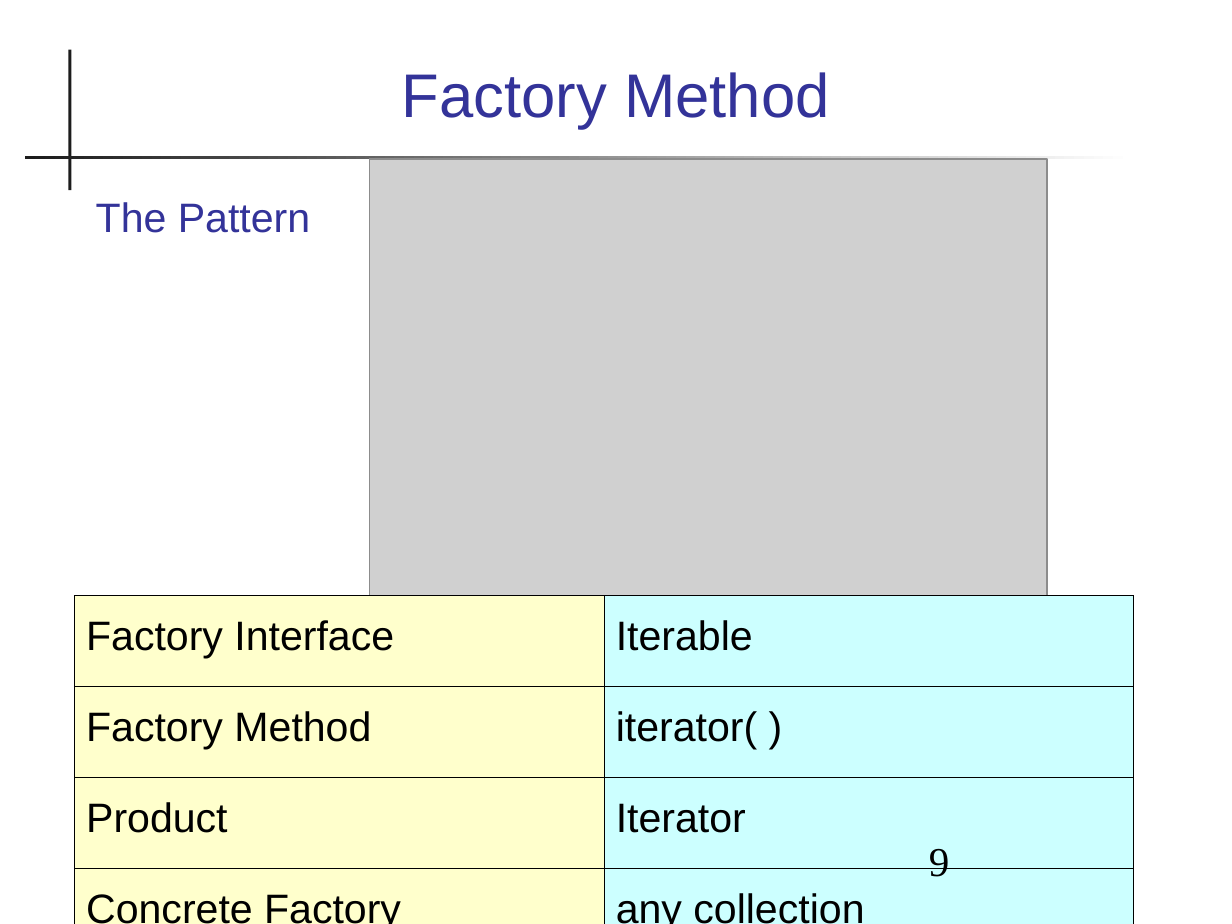
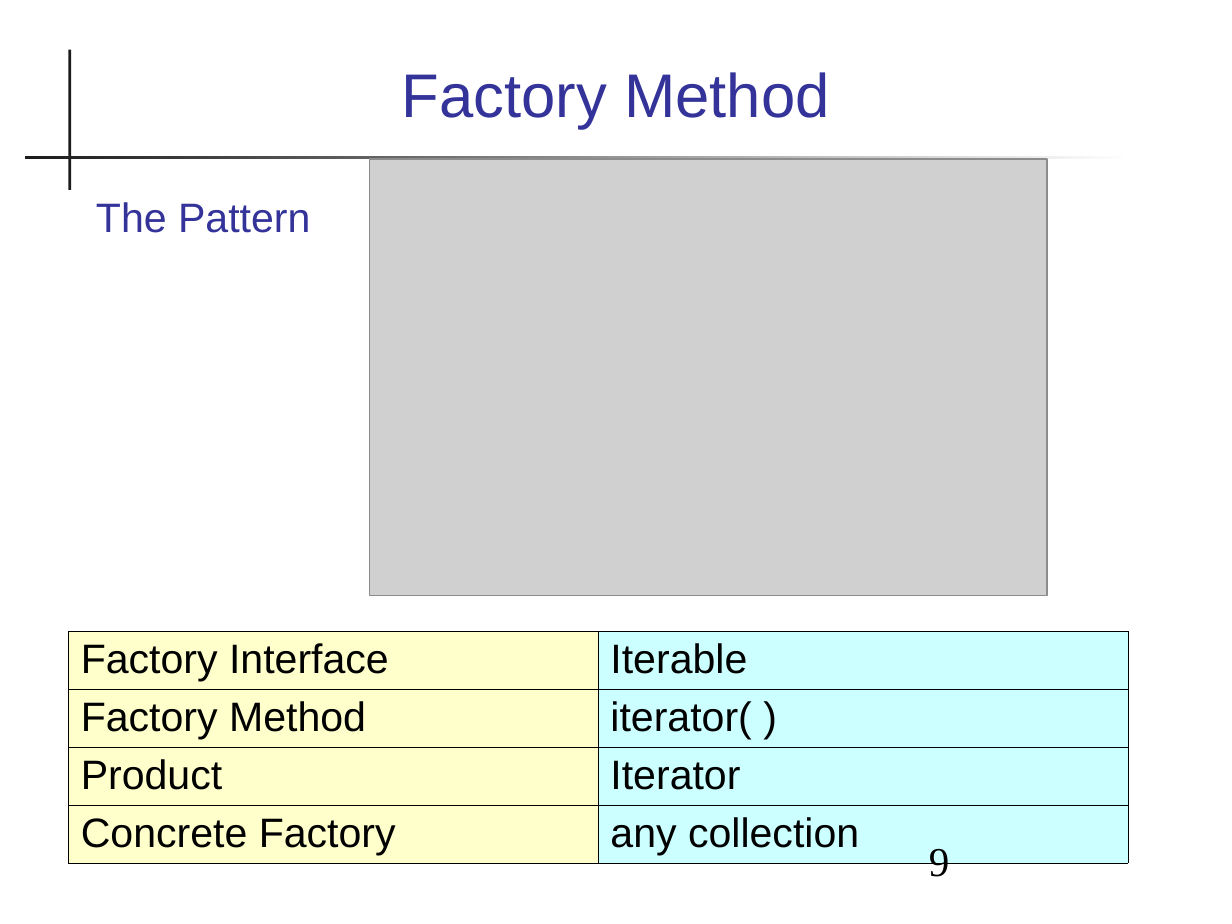
Before and after one commit to skeoop/skeoop.github.io, a slide deck: slide 9 of week3/Iterators.ppt. Drawn at 1232x924 pixels with LibreOffice and Linux fonts; fonts in the diff are those of the drawing; grey boxes stand for pictures. Boxes give left, top, right and bottom in pixels: in the first picture for what was removed or moved away, otherwise in the second. Text is boxed around its words. In the diff, an @@ line names an element or a change of style, - is before the commit and + after.

```diff
--- a/week3/Iterators.ppt
+++ b/week3/Iterators.ppt
@@ table at bbox=[69, 632, 1129, 864] @@
@@ line spacing 0.71 to 0.94 @@
@@ less space between paragraphs @@
@@ table: place and size @@
-table at bbox=[74, 595, 1133, 924]
+table at bbox=[69, 632, 1129, 864]
```
Also in this commit, not shown: 3 other slides changed, 10 other files.
